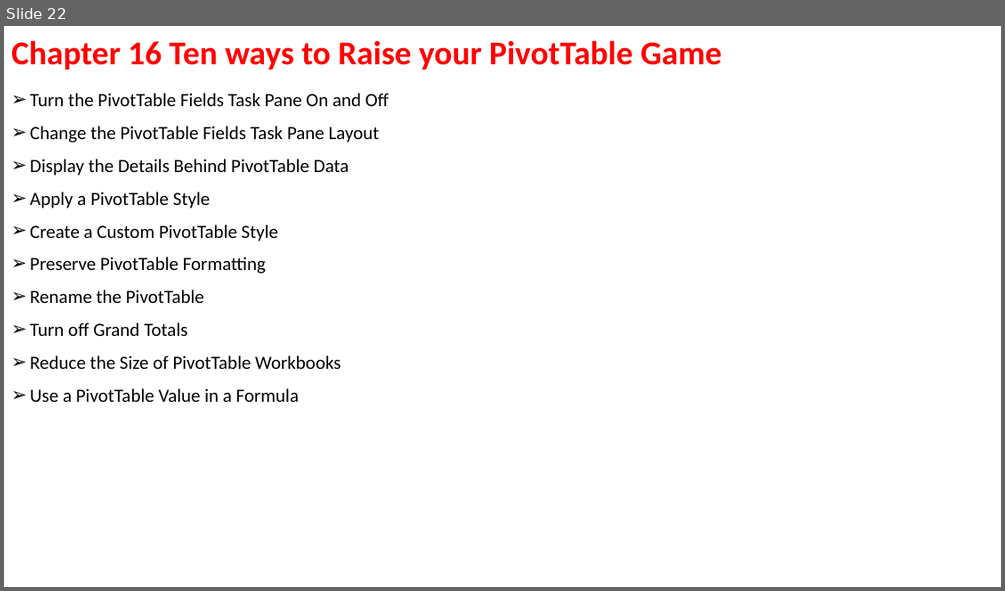
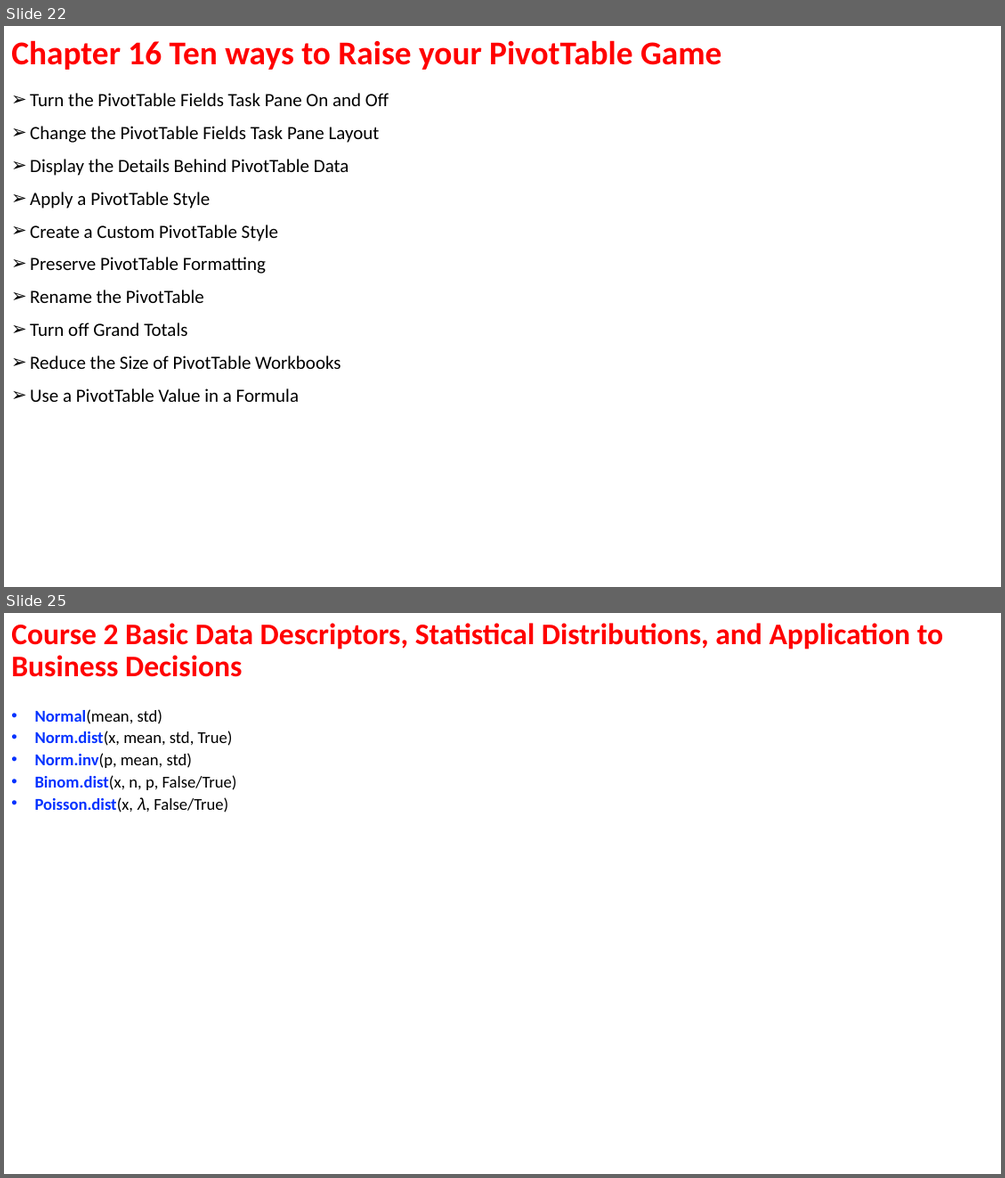
Before and after one commit to ArielMei/arielmei.github.io, a slide deck: EXCEL/ExcelDataAnalysisFD_Examples/Excel data analysis for dummies Outline.pptx. Shown one above the other, each under a label of ours: slide 22 before the commit, slides 22 and 25 after it; the slides between them are not shown. The pictures are 1005x591 and 1005x1178 pixels, drawn with LibreOffice and Linux fonts; fonts in the diff are those of the drawing. Boxes give left, top, right and bottom in pixels: in the first picture for what was removed or moved away, otherwise in the second. Text is boxed around its words. In the diff, an @@ line names an element or a change of style, - is before the commit and + after.

```diff
--- a/EXCEL/ExcelDataAnalysisFD_Examples/Excel data analysis for dummies Outline.pptx
+++ b/EXCEL/ExcelDataAnalysisFD_Examples/Excel data analysis for dummies Outline.pptx
@@ slide 25 added at (x1=4, y1=613, x2=1001, y2=1174), background #FFFFFF @@
@@ title added at (x1=11, y1=623, x2=943, y2=677), 28.8 pt, text #FF0000, bold @@
+Course 2 Basic Data Descriptors, Statistical Distributions, and Application to Business Decisions
@@ text added at (x1=35, y1=709, x2=237, y2=812), 16 pt, text #000000 @@
+• Normal(mean, std)
+• Norm.dist(x, mean, std, True)
+• Norm.inv(p, mean, std)
+• Binom.dist(x, n, p, False/True)
+• Poisson.dist(x, 𝜆, False/True)
```
Also in this commit, not shown: 6 other slides added, 3 other files.
